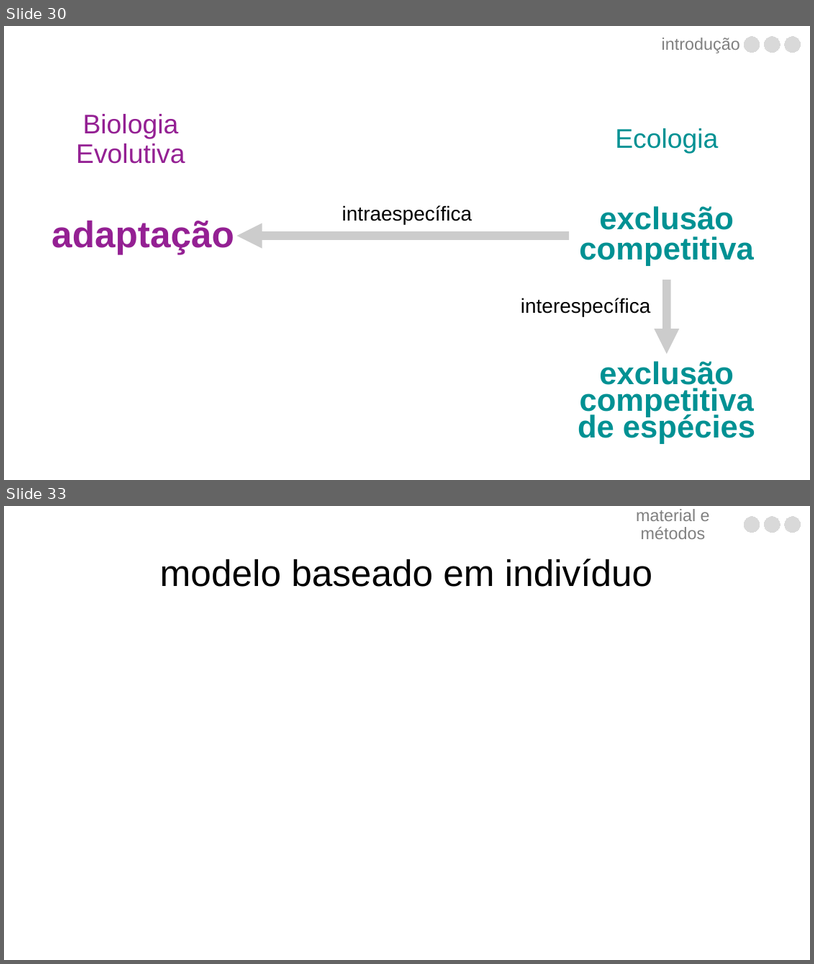
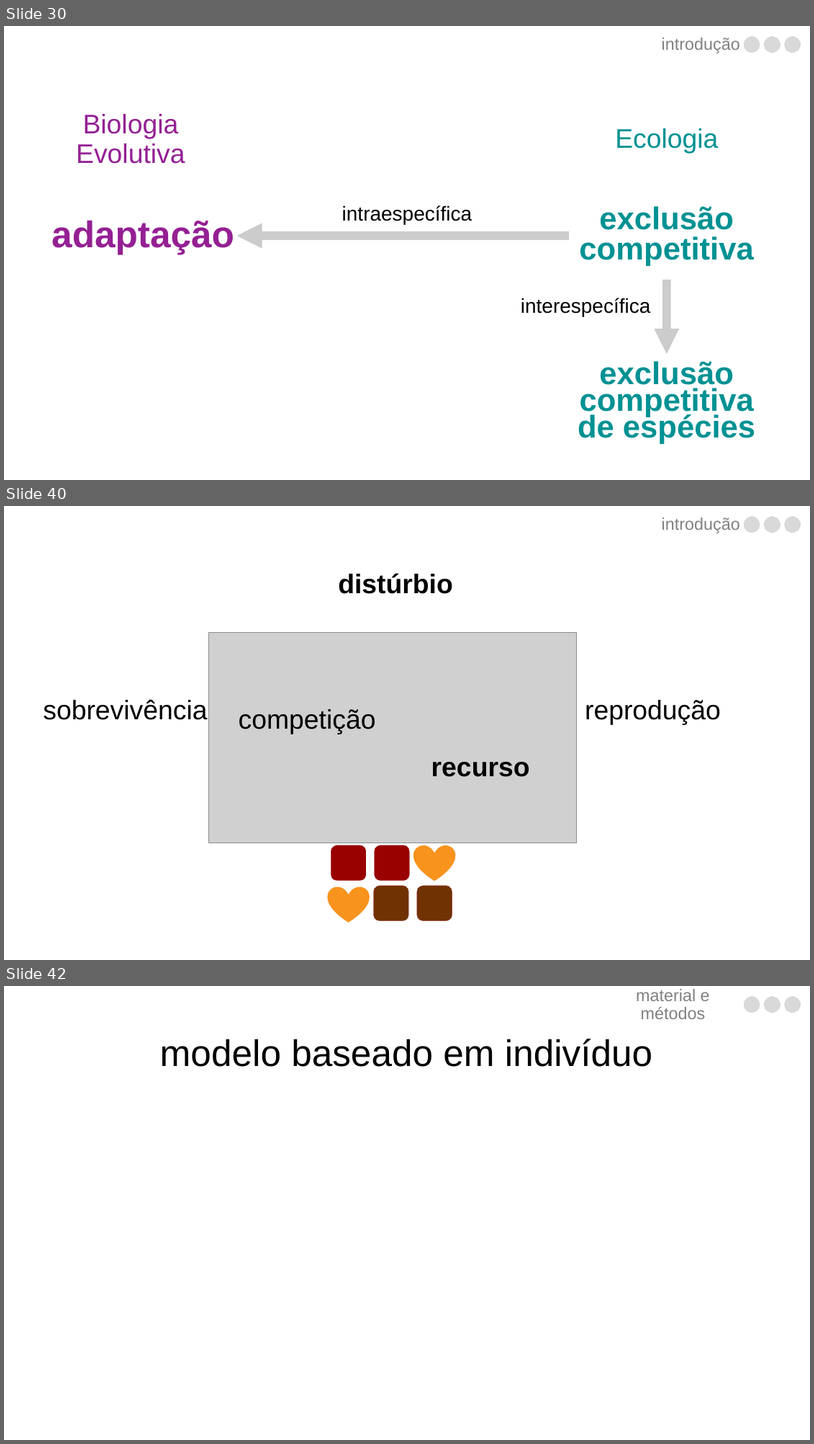
Before and after one commit to luisanovara/dissertacao, a slide deck: DEFESA.pptx. Shown one above the other, each under a label of ours: slides 30 and 33 before the commit, slides 30, 40 and 42 after it; the slides between them are not shown. The pictures are 814x964 and 814x1444 pixels, drawn with LibreOffice and Linux fonts; fonts in the diff are those of the drawing; grey boxes stand for pictures. Boxes give left, top, right and bottom in pixels: in the first picture for what was removed or moved away, otherwise in the second. Text is boxed around its words. In the diff, an @@ line names an element or a change of style, - is before the commit and + after.

```diff
--- a/DEFESA.pptx
+++ b/DEFESA.pptx
@@ slide 40 added at box(4, 506, 810, 960), background #FFFFFF @@
@@ text added at box(662, 518, 741, 533), 20 pt, text #808080 @@
+introdução
@@ freeform shape added at box(744, 517, 760, 533), fill #D9D9D9, outline #D9D9D9 0 pt @@
@@ freeform shape added at box(765, 517, 781, 533), fill #D9D9D9, outline #D9D9D9 0 pt @@
@@ freeform shape added at box(785, 517, 801, 533), fill #D9D9D9, outline #D9D9D9 0 pt @@
@@ text added at box(338, 573, 453, 594), 32 pt, text #000000, bold @@
+distúrbio
@@ picture added at box(209, 633, 577, 843) @@
@@ text added at box(43, 699, 207, 720), 32 pt, text #000000 @@
+sobrevivência
@@ text added at box(585, 700, 721, 725), 32 pt, text #000000 @@
+reprodução
@@ text added at box(239, 709, 376, 734), 32 pt, text #000000 @@
+competição
@@ text added at box(432, 762, 530, 777), 32 pt, text #000000, bold @@
+recurso
@@ freeform shape added at box(332, 845, 366, 880), fill #990000, outline #990000 0 pt @@
@@ freeform shape added at box(375, 845, 410, 880), fill #990000, outline #990000 0 pt @@
@@ heart added at box(414, 845, 455, 880), fill #F8931D, outline #F8931D 1 pt @@
@@ heart added at box(328, 886, 369, 921), fill #F8931D, outline #F8931D 1 pt @@
@@ freeform shape added at box(373, 885, 409, 921), fill #703103, outline #990000 0 pt @@
@@ freeform shape added at box(417, 885, 453, 921), fill #703103, outline #990000 0 pt @@
@@ what was slide 33 is now slide 42 @@
```
Also in this commit, not shown: 1 slide changed, 9 other slides added, 4 slides removed.
